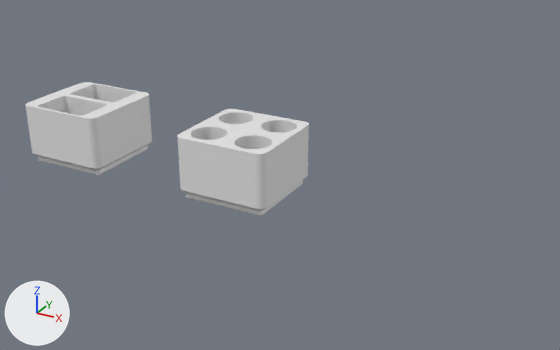
Renders of the Blender file batteries/gridfinity_batteries.blend from each side of a commit.
Both versions are drawn from a camera (50 mm lens) standing at (200.4, -257.5, 139.8) and looking at (48.6, 18.5, 1.8). Lighting does not change. The marker at lower left points along +X, +Y and +Z.

Script lines for the objects in view, before the commit:
```python
me_cube_001 = bpy.data.meshes.new('Cube.001')
me_cube_001.from_pydata(...)  # 5660 vertices, 3616 faces; spans x -20.8..20.8, y -20.8..20.8, z 0.0..28.0
me_cube_001.materials.append(None)
me_cube_022 = bpy.data.meshes.new('Cube.022')
me_cube_022.from_pydata(...)  # 5164 vertices, 3364 faces; spans x -20.8..20.8, y -20.8..20.8, z 0.0..28.0
me_cube_022.materials.append(None)
ob_1x1_4u_2_9v_battery = bpy.data.objects.new('1x1_4u_2_9v_battery', me_cube_022)
ob_1x1_4u_2_9v_battery.location = (-42.0, 0.0, 0.0)
ob_1x1_4u_4_aa_battery = bpy.data.objects.new('1x1_4u_4_aa_battery', me_cube_001)
ob_1x1_4u_4_aa_battery.location = (42.0, 0.0, 0.0)
```
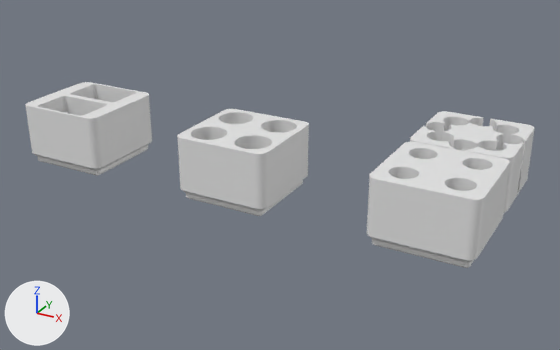
The newer file is also turned or shifted as a whole; pictures and numbers use the older file's frame.

Boxes [x1, y1, x2, y2] around the edits, measured in the pictures (560 x 350 px):
'1x1_4u_4_aaa_batteries', added
    after: [367, 142, 510, 268]
'1x1_4u_8_asa_batteries', added
    after: [410, 111, 535, 214]

Diff of the bpy script that builds the scene:
```diff
--- a/batteries/gridfinity_batteries.blend.py
+++ b/batteries/gridfinity_batteries.blend.py
@@ me_cube_005 @@
+me_cube_005.from_pydata(...)  # 6683 vertices, 4028 faces; spans x -20.8..20.8, y -20.8..20.8, z 0.0..28.0
@@ me_cube_003 @@
+me_cube_003.from_pydata(...)  # 5660 vertices, 3616 faces; spans x -20.8..20.8, y -20.8..20.8, z 0.0..28.0
@@ ob_1x1_4u_8_asa_batteries @@
+ob_1x1_4u_8_asa_batteries = bpy.data.objects.new('1x1_4u_8_asa_batteries', me_cube_005)
+ob_1x1_4u_8_asa_batteries.location = (126.0, 42.0, 0.0)
@@ ob_1x1_4u_4_aaa_batteries @@
+ob_1x1_4u_4_aaa_batteries = bpy.data.objects.new('1x1_4u_4_aaa_batteries', me_cube_003)
+ob_1x1_4u_4_aaa_batteries.location = (126.0, 0.0, 0.0)
```
